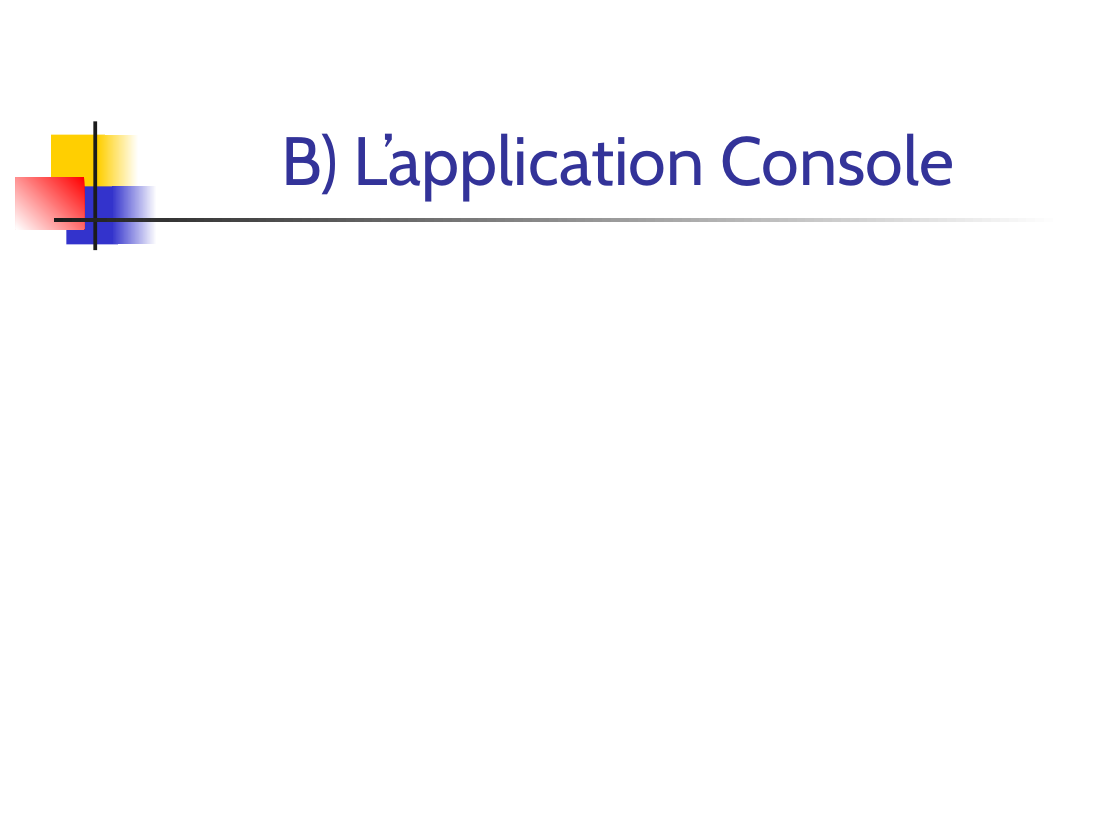
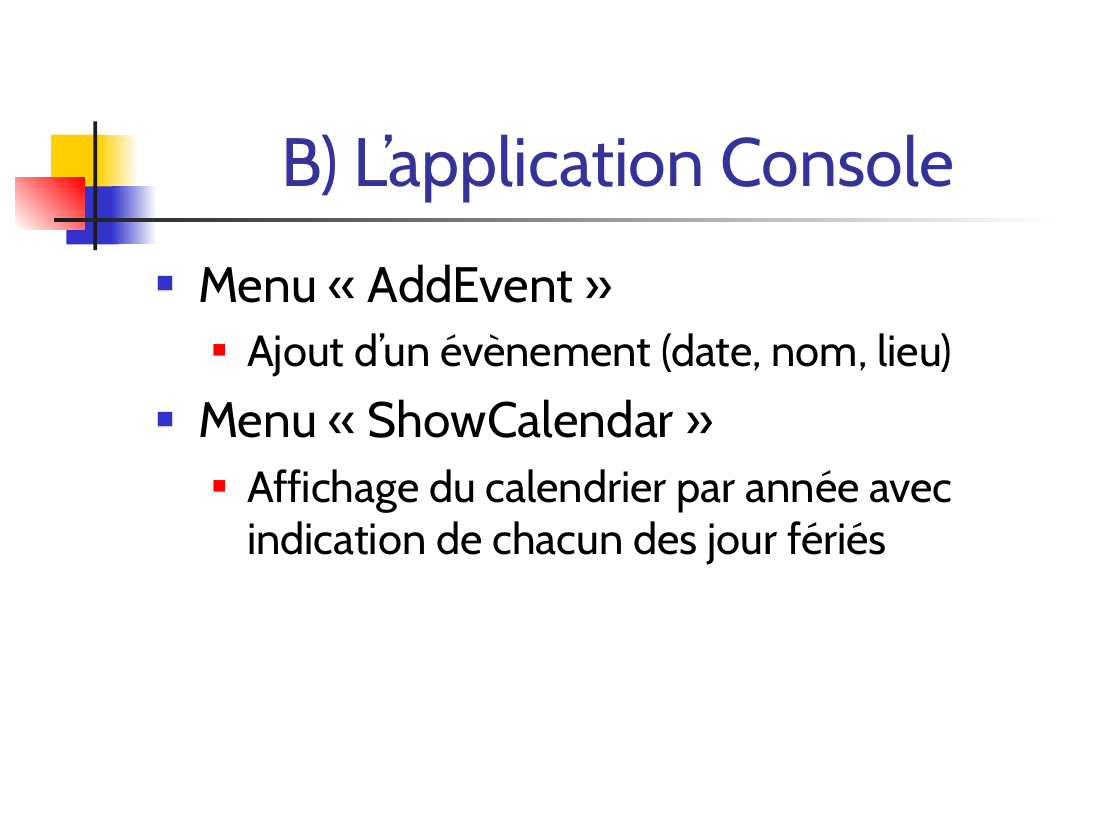
Before and after one commit to becharib/Calendar, a slide deck: slide 10 of Présentation/Soutenance projet.ppt. Drawn at 1120x840 pixels with LibreOffice and Linux fonts; fonts in the diff are those of the drawing. Boxes give left, top, right and bottom in pixels: in the first picture for what was removed or moved away, otherwise in the second. Text is boxed around its words. In the diff, an @@ line names an element or a change of style, - is before the commit and + after.

```diff
--- a/Présentation/Soutenance projet.ppt
+++ b/Présentation/Soutenance projet.ppt
@@ text added at (198,264,952,565), 28 pt, text #000000 @@
+■ Menu « AddEvent »
+  ■ Ajout d’un évènement (date, nom, lieu)
+■ Menu « ShowCalendar »
+  ■ Affichage du calendrier par année avec indication de chacun des jour fériés
```
Also in this commit, not shown: 14 other slides changed.
